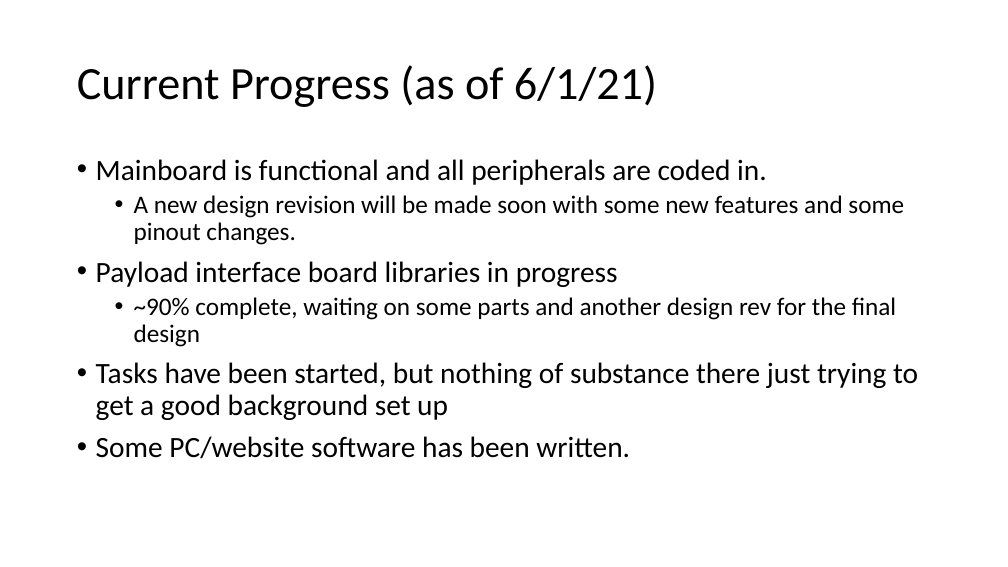
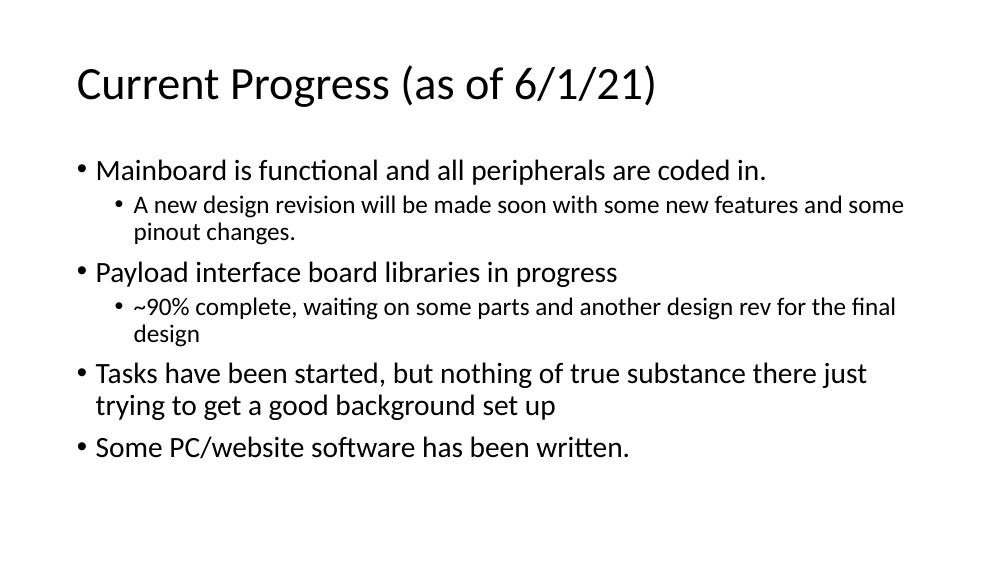
Before and after one commit to erichtang/mainboard, a slide deck: slide 17 of software/foras-promineo/Foras Promineo Software Primer.pptx (slide 14 before the commit). Drawn at 1008x567 pixels with LibreOffice and Linux fonts; fonts in the diff are those of the drawing. Boxes give left, top, right and bottom in pixels: in the first picture for what was removed or moved away, otherwise in the second. Text is boxed around its words. In the diff, an @@ line names an element or a change of style, - is before the commit and + after.

```diff
--- a/software/foras-promineo/Foras Promineo Software Primer.pptx
+++ b/software/foras-promineo/Foras Promineo Software Primer.pptx
@@ text at (x1=96, y1=362, x2=867, y2=420): text changed @@
-• Tasks have been started, but nothing of substance there just trying to get a good background set up
+• Tasks have been started, but nothing of true substance there just trying to get a good background set up
```
Also in this commit, not shown: 25 other slides changed, 10 slides added, 4 slides removed, 10 other files.
